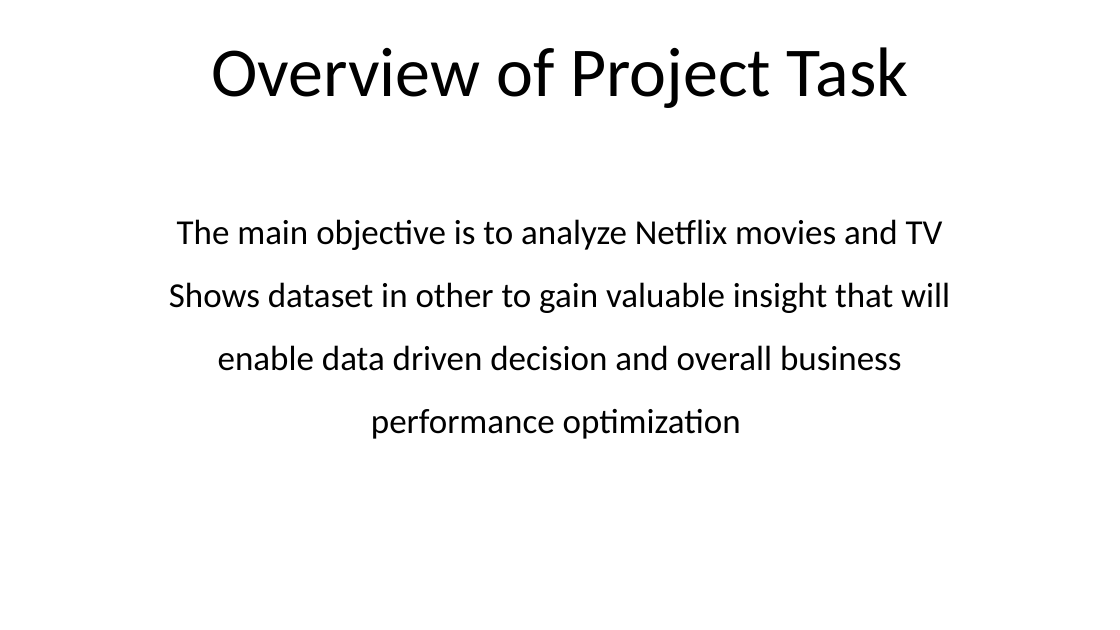
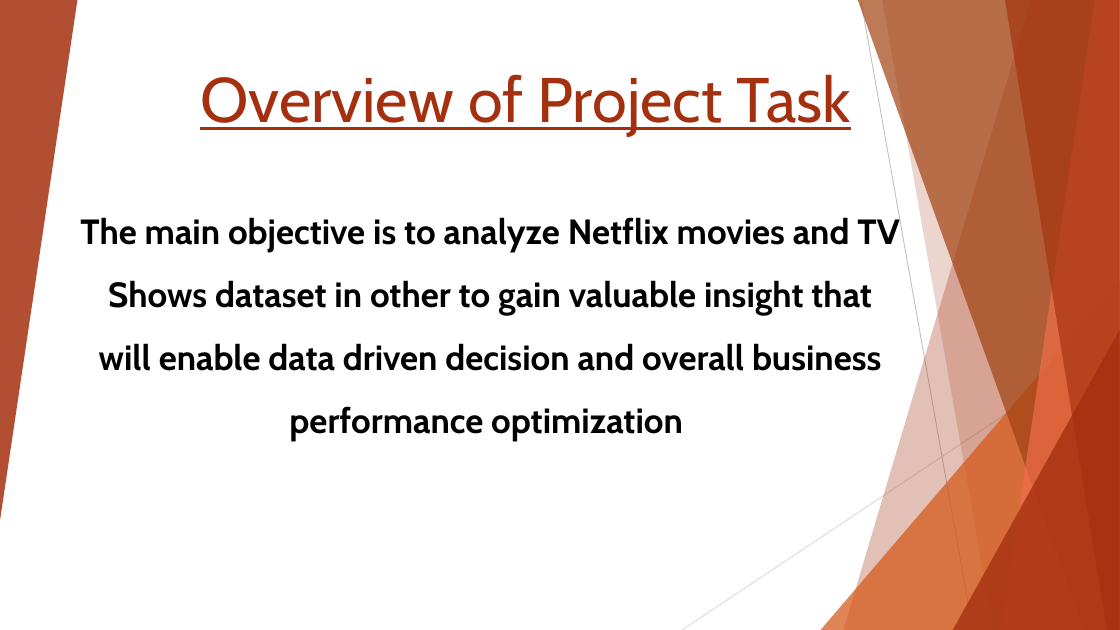
Before and after one commit to fanthony16/DataAnalysisNetFlix, a slide deck: slide 1 of NetFlix_TAIWO_OLUWAFEMI.pptx. Drawn at 1120x630 pixels with LibreOffice and Linux fonts; fonts in the diff are those of the drawing. Boxes give left, top, right and bottom in pixels: in the first picture for what was removed or moved away, otherwise in the second. Text is boxed around its words. In the diff, an @@ line names an element or a change of style, - is before the commit and + after.

```diff
--- a/NetFlix_TAIWO_OLUWAFEMI.pptx
+++ b/NetFlix_TAIWO_OLUWAFEMI.pptx
@@ group added at <box>0,0,1120,630</box>: 5 freeform shapes, 3 triangles, 2 lines @@
@@ title "Overview of Project Task": place and size @@
-title "Overview of Project Task" at <box>211,47,908,108</box>
+title "Overview of Project Task" at <box>200,74,851,136</box>
@@ title "Overview of Project Task" at <box>200,74,851,136</box>: size 60 to 54 pt, font Calibri to Cabin, text colour #000000 to #A5300F, underline on; alignment centre to right; line spacing 0.9 to 1 @@
@@ subtitle "The main objective is to ...": place and size @@
-subtitle "The main objective is to ..." at <box>169,219,950,439</box>
+subtitle "The main objective is to ..." at <box>80,217,899,442</box>
@@ subtitle "The main objective is to ..." at <box>80,217,899,442</box>: font Calibri to Cabin, bold on @@
```
Also in this commit, not shown: 12 other slides changed.
